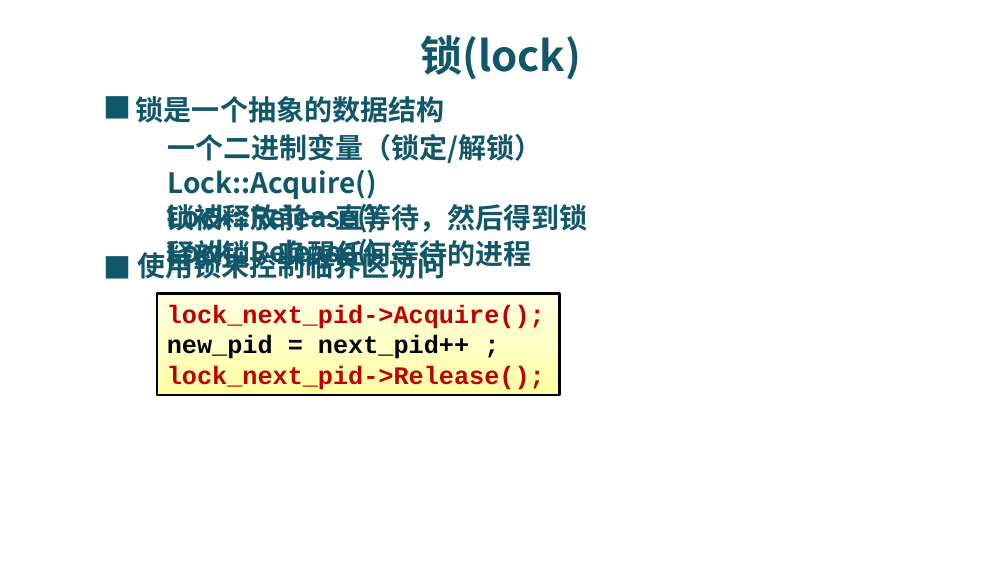
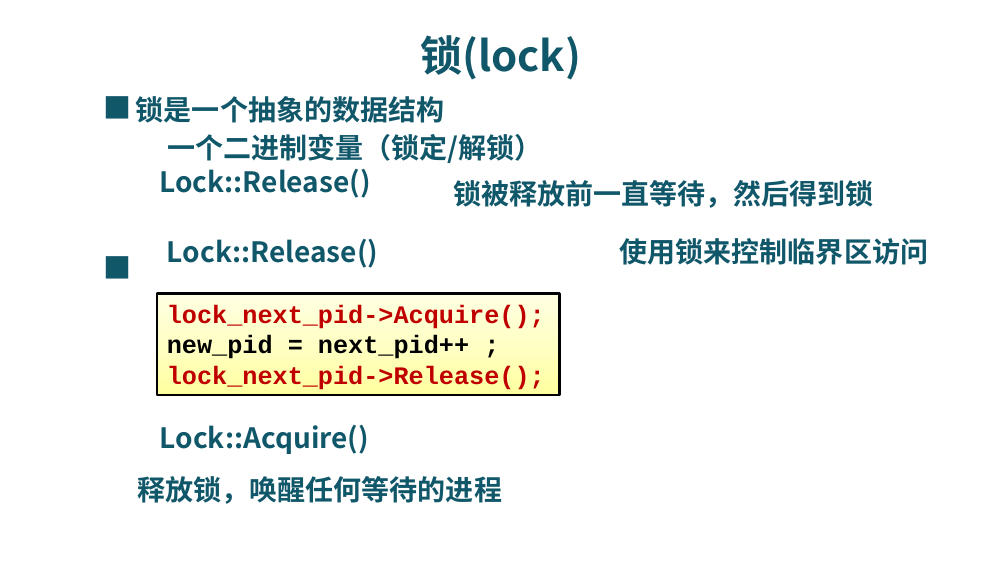
Before and after one commit to Kunlun-Zhu/912-materials-released, a slide deck: slide 24 of PPTs/操作系统/17-3.pptx. Drawn at 1008x567 pixels with LibreOffice and Linux fonts; fonts in the diff are those of the drawing; background and template pictures are left out. Boxes give left, top, right and bottom in pixels: in the first picture for what was removed or moved away, otherwise in the second. Text is boxed around its words. In the diff, an @@ line names an element or a change of style, - is before the commit and + after.

```diff
--- a/PPTs/操作系统/17-3.pptx
+++ b/PPTs/操作系统/17-3.pptx
@@ text "Lock::Release()" rewrapped from [167,199,378,235] to [159,169,370,198] @@
@@ text "锁被释放前一直等待，然后得到锁": place and size @@
-text "锁被释放前一直等待，然后得到锁" at [167,204,588,233]
+text "锁被释放前一直等待，然后得到锁" at [453,180,874,208]
@@ text "使用锁来控制临界区访问" rewrapped from [138,248,446,284] to [620,238,928,265] @@
@@ text "Lock::Acquire()": place and size @@
-text "Lock::Acquire()" at [167,170,376,199]
+text "Lock::Acquire()" at [160,425,369,454]
@@ text "释放锁，唤醒任何等待的进程" rewrapped from [167,236,532,272] to [138,476,503,504] @@
```
Also in this commit, not shown: 1 other slide changed, 3 other files.
